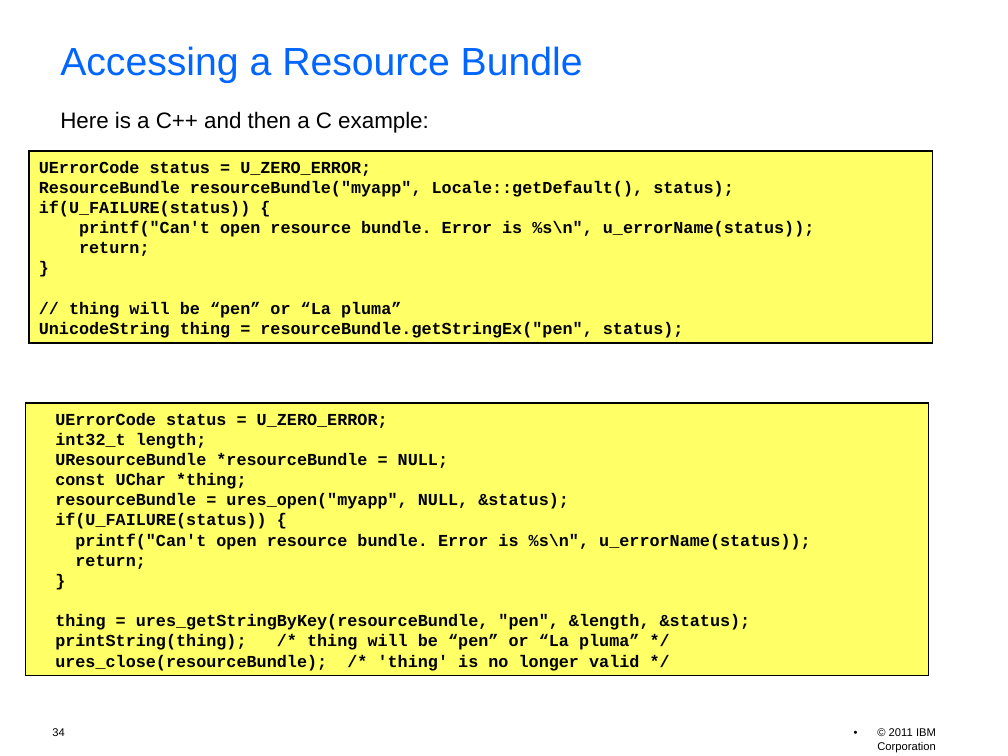
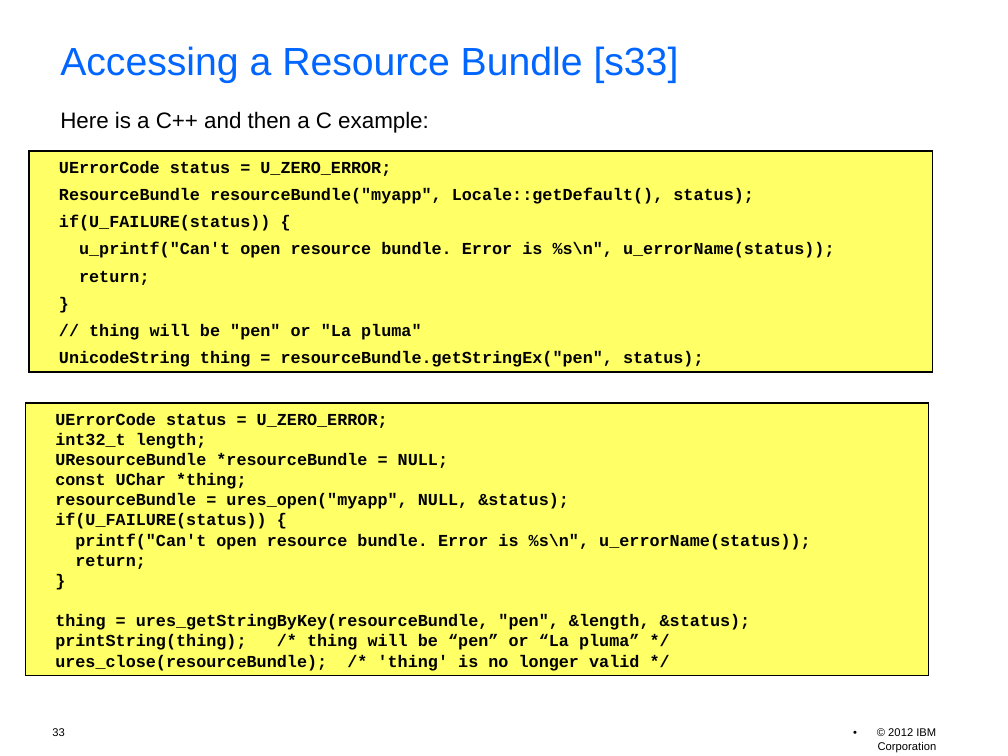
Before and after one commit to unicode-org/icu-docs, a slide deck: slide 33 of docs/pres/icu_workshop.odp (slide 34 before the commit). Drawn at 1008x756 pixels with LibreOffice and Linux fonts; fonts in the diff are those of the drawing; background and template pictures are left out. Boxes give left, top, right and bottom in pixels: in the first picture for what was removed or moved away, otherwise in the second. Text is boxed around its words. In the diff, an @@ line names an element or a change of style, - is before the commit and + after.

```diff
--- a/docs/pres/icu_workshop.odp
+++ b/docs/pres/icu_workshop.odp
@@ title at <box>60,46,679,83</box>: text changed @@
-Accessing a Resource Bundle
+Accessing a Resource Bundle [s33]
@@ rectangle "UErrorCode status = U_ZERO_ERROR;": place and size @@
-rectangle "UErrorCode status = U_ZERO_ERROR;" at <box>29,151,932,343</box>
+rectangle "UErrorCode status = U_ZERO_ERROR;" at <box>29,151,932,372</box>
@@ text in rectangle at <box>59,161,835,367</box>: text changed @@
-UErrorCode status = U_ZERO_ERROR;
-ResourceBundle resourceBundle("myapp", Locale::getDefault(), status);
-if(U_FAILURE(status)) {
-printf("Can't open resource bundle. Error is %s\n", u_errorName(status));
-return;
-}
-// thing will be “pen” or “La pluma”
-UnicodeString thing = resourceBundle.getStringEx("pen", status);
+UErrorCode status = U_ZERO_ERROR;
+ResourceBundle resourceBundle("myapp", Locale::getDefault(), status);
+if(U_FAILURE(status)) {
+u_printf("Can't open resource bundle. Error is %s\n", u_errorName(status));
+return;
+}
+// thing will be "pen" or "La pluma"
+UnicodeString thing = resourceBundle.getStringEx("pen", status);
@@ page number at <box>52,728,64,736</box>: text changed @@
-34
+33
@@ text at <box>878,728,937,752</box>: text changed @@
-• © 2011 IBM Corporation
+• © 2012 IBM Corporation
```
Also in this commit, not shown: 55 other slides changed, 1 slide added, 2 slides removed, 1 other file.
